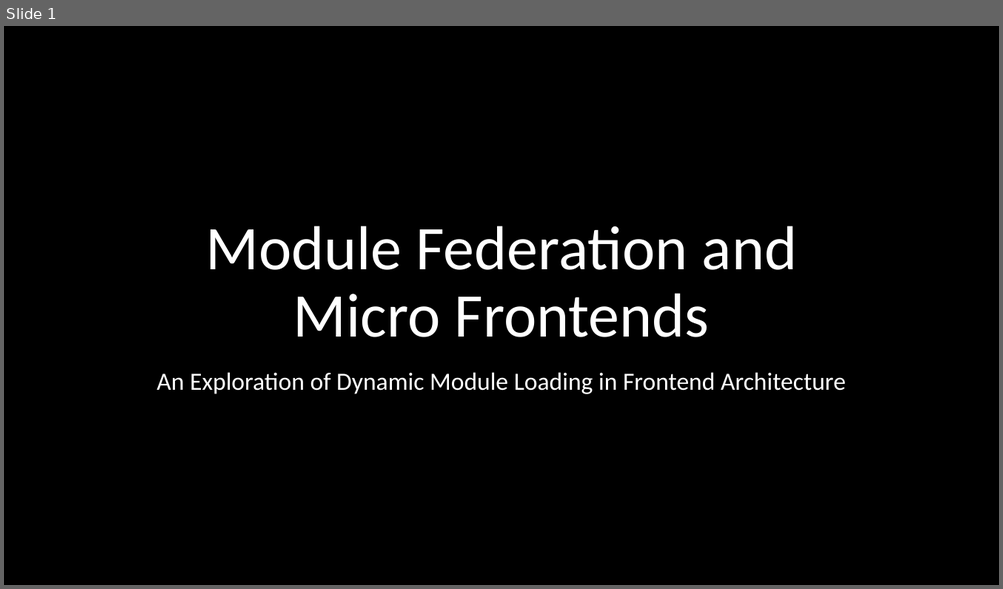
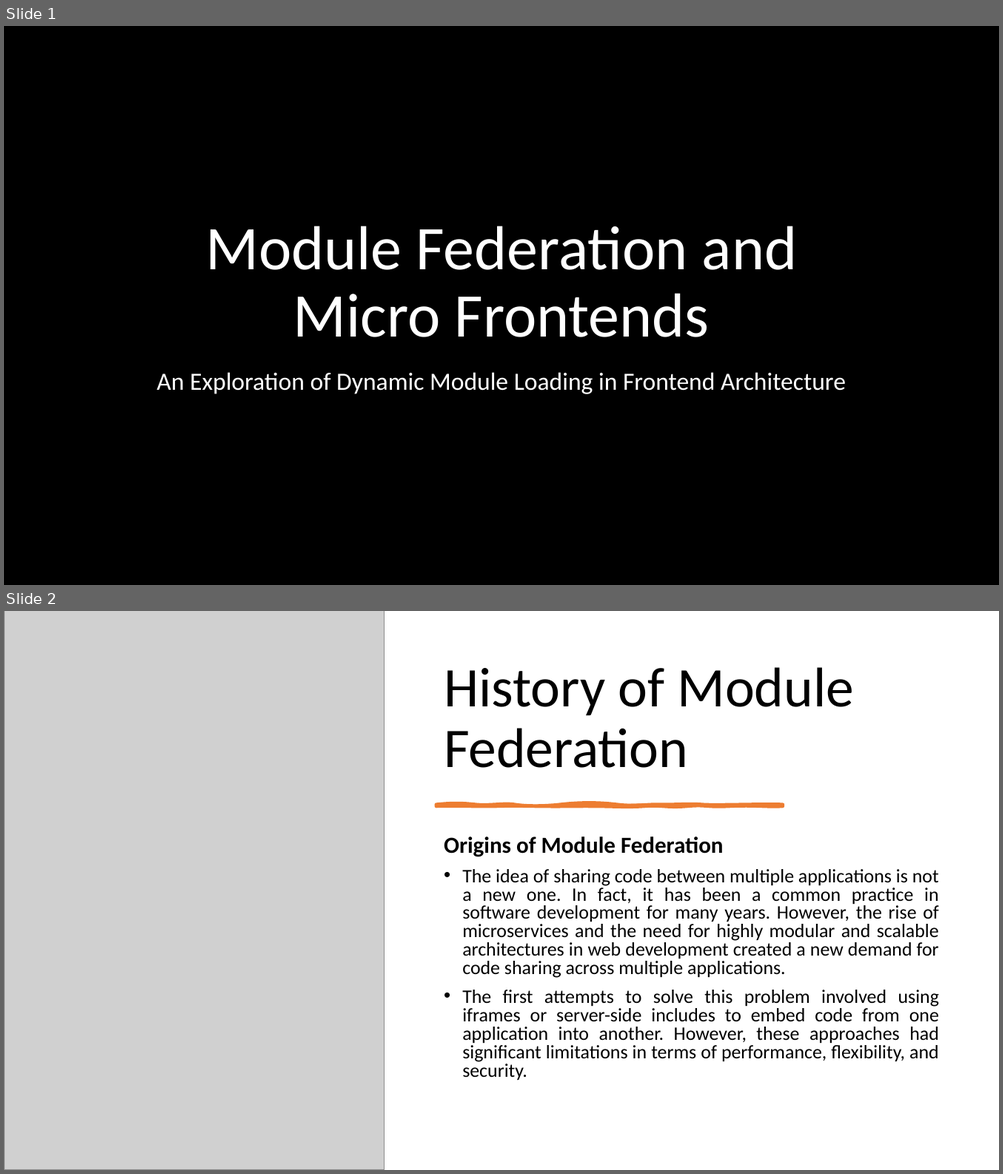
Before and after one commit to stevensamir20/Module-Federation, a slide deck: Module Federation.pptx. Shown one above the other, each under a label of ours: slide 1 before the commit, slides 1 and 2 after it. The pictures are 1003x589 and 1003x1174 pixels, drawn with LibreOffice and Linux fonts; fonts in the diff are those of the drawing; grey boxes stand for pictures; background and template pictures are left out. Boxes give left, top, right and bottom in pixels: in the first picture for what was removed or moved away, otherwise in the second. Text is boxed around its words. In the diff, an @@ line names an element or a change of style, - is before the commit and + after.

```diff
--- a/Module Federation.pptx
+++ b/Module Federation.pptx
@@ slide 2 added at (4,611,999,1170), background #FFFFFF @@
@@ picture added at (4,611,384,1170) @@
@@ title added at (444,667,854,768), 54 pt, text #000000 @@
+History of Module Federation
@@ freeform shape added at (436,805,782,806), fill #ED7D31, outline #ED7D31 3.5 pt @@
@@ text added at (444,837,939,1081), 18.5 pt, text #000000 @@
+Origins of Module Federation
+• The idea of sharing code between multiple applications is not a new one. In fact, it has been a common practice in software development for many years. However, the rise of microservices and the need for highly modular and scalable architectures in web development created a new demand for code sharing across multiple applications.
+• The first attempts to solve this problem involved using iframes or server-side includes to embed code from one application into another. However, these approaches had significant limitations in terms of performance, flexibility, and security.
```
Also in this commit, not shown: 7 slides changed, 8 other slides added, 3 other files.
